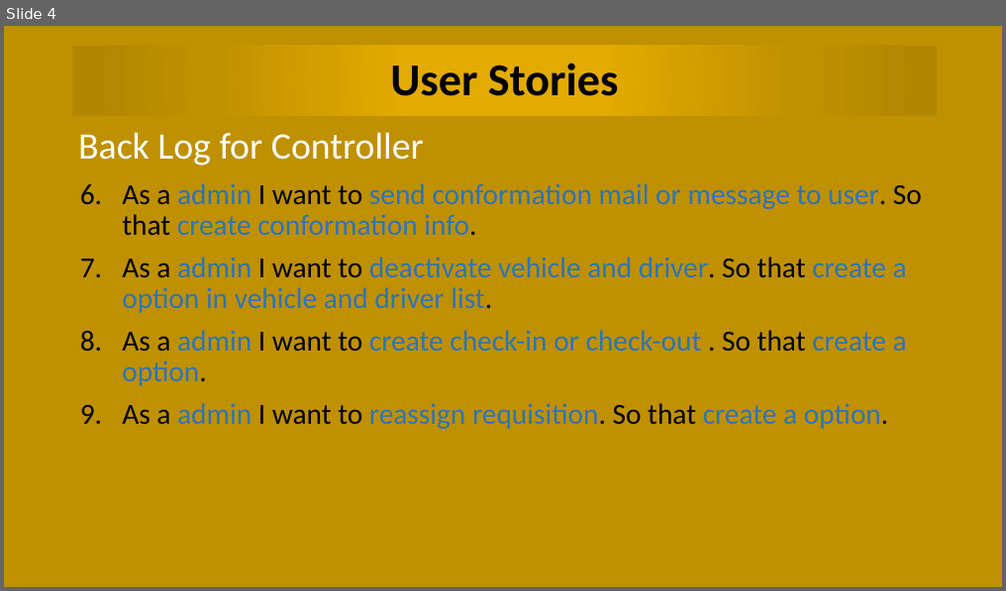
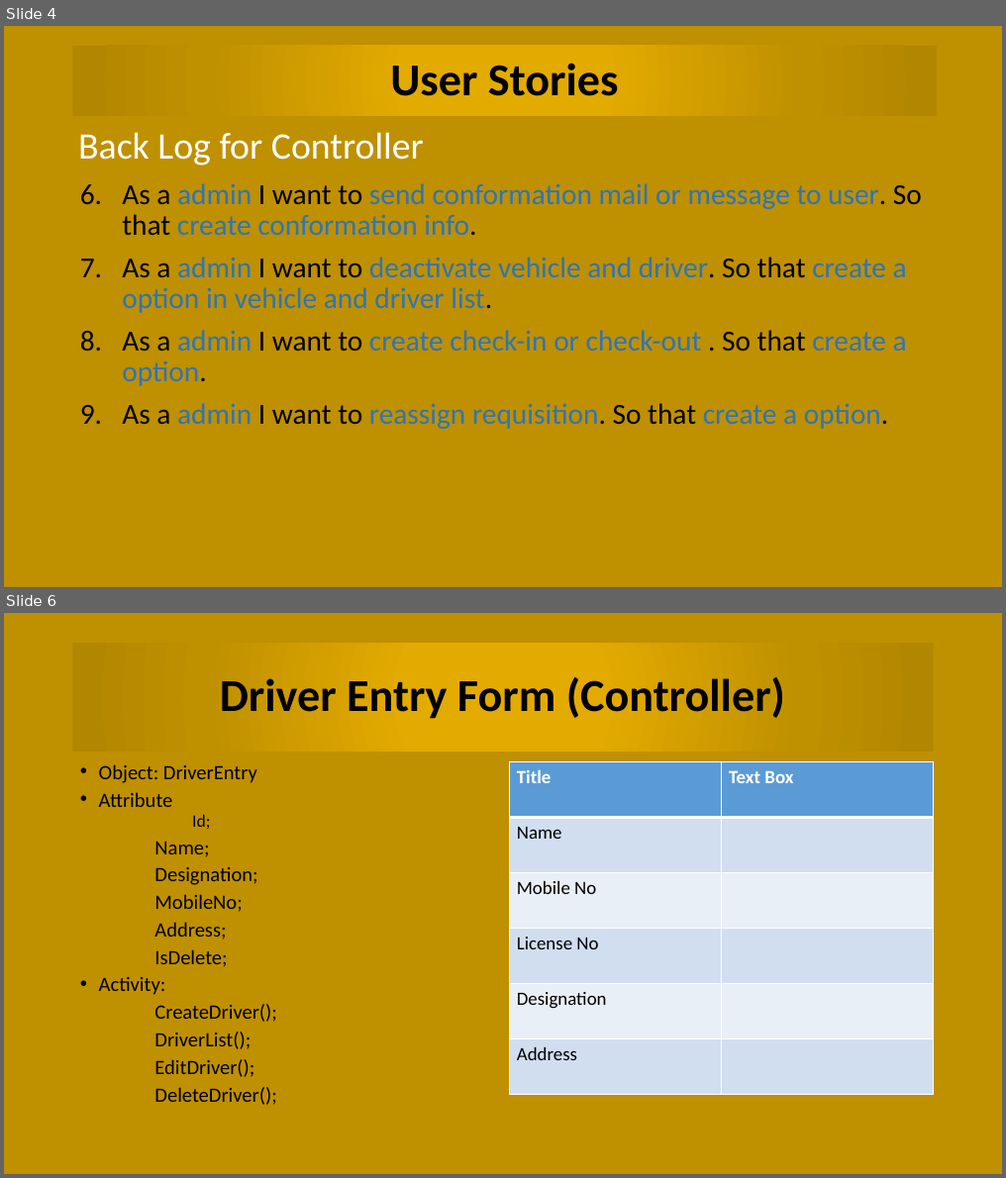
Before and after one commit to chittoranjan/BCCVehicleManagemant, a slide deck: Document/Vehicle Management Presentation.pptx. Shown one above the other, each under a label of ours: slide 4 before the commit, slides 4 and 6 after it; the slides between them are not shown. The pictures are 1006x591 and 1006x1178 pixels, drawn with LibreOffice and Linux fonts; fonts in the diff are those of the drawing. Boxes give left, top, right and bottom in pixels: in the first picture for what was removed or moved away, otherwise in the second. Text is boxed around its words. In the diff, an @@ line names an element or a change of style, - is before the commit and + after.

```diff
--- a/Document/Vehicle Management Presentation.pptx
+++ b/Document/Vehicle Management Presentation.pptx
@@ slide 6 added at [4,613,1002,1174], background #BF9000 @@
@@ title added at [73,643,934,752], fill gradient #E3AB00 to #BF9000 to #B28600, 44 pt, text #000000, bold @@
+Driver Entry Form (Controller)
@@ text added at [99,764,276,1105], 19.6 pt, text #000000 @@
+• Object: DriverEntry
+• Attribute
+  Id;
+Name;
+Designation;
+MobileNo;
+Address;
+IsDelete;
+• Activity:
+CreateDriver();
+DriverList();
+EditDriver();
+DeleteDriver();
@@ table added at [509,762,933,1094], 6 rows, 2 columns @@
+Title | Text Box
+Name | 
+Mobile No | 
+License No | 
+Designation | 
+Address | 
```
Also in this commit, not shown: 5 other slides added.
